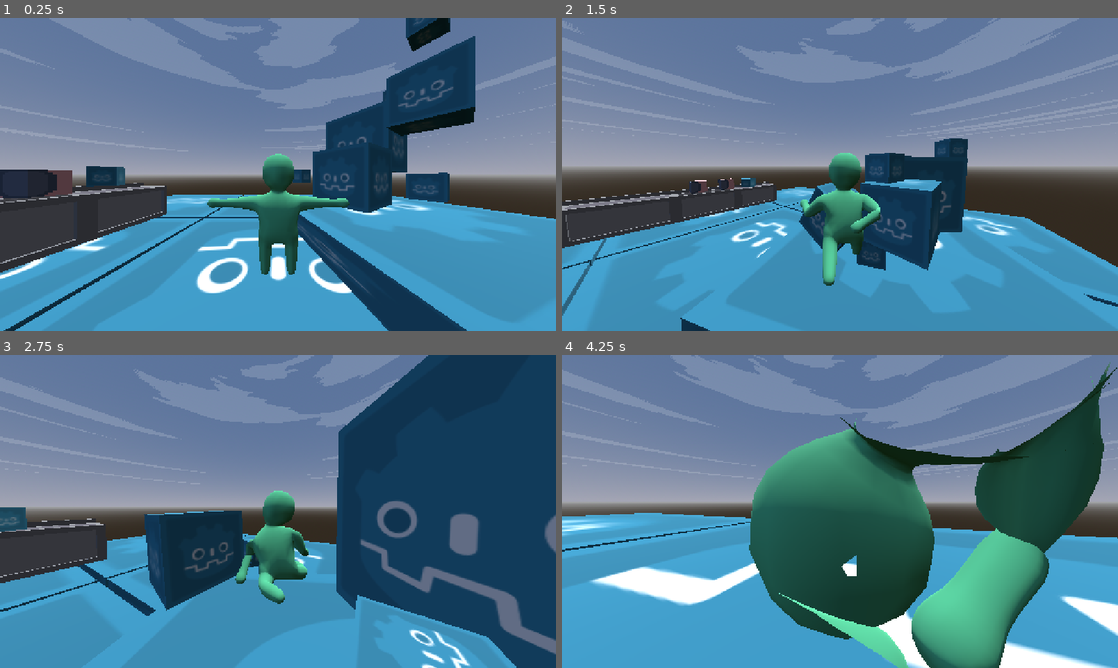
Above: before the commit, frames 1-4 (two rows, left to right).
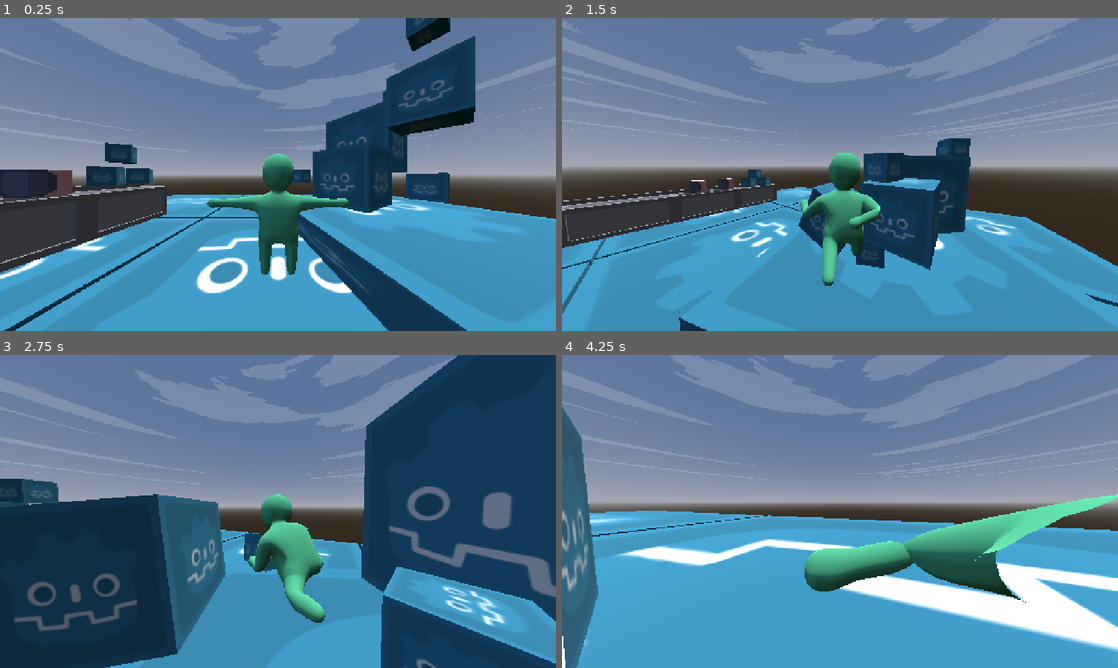
Above: after the commit, the same moments.

Repository: Lost-Rabbit-Digital/ChefWobbles
Game: Godot game, scene res://scenes/worlds/demo_scene.tscn
Same seed, same stepped clock (60 frames per second), same inputs: the game is played once before the commit and once after it. Sound files missing from this copy of the repository are replaced by a short silence.
Inputs (mouse positions are in pixels of both pictures, inside the frame that each line leads up to):
- Up to frame 1 (0.25 s): no input
- Up to frame 2 (1.5 s): move the mouse to (962, 158) at 0.52 s; press the mouse at (962, 158) at 0.53 s; hold D (move_right) 0.53-1.28 s; tap Space (jump) at 0.77 s; move the mouse to (812, 174) at 1.27 s; release the mouse at (812, 174) at 1.28 s; hold W (move_forward) from 1.28 s (still down); right-click (812, 174) at 1.35 s
- Up to frame 3 (2.75 s): keep holding W (move_forward); tap Space (jump) at 1.52 s; move the mouse to (289, 505) at 2.02 s; tap R (ragdoll) at 2.1 s
- Up to frame 4 (4.25 s): keep holding W (move_forward); move the mouse to (834, 517) at 2.77 s; click (834, 517) at 2.85 s; tap Space (jump) at 3.02, 3.77 s; move the mouse to (878, 514) at 3.52 s; hold Right mouse button (grab_right) from 3.53 s (still down)

The runs differ from the first frame. In frame 1, 0.6% of the frame differs, in the area x 18-28%, y 39-53%; in frame 2, 1.7%; in frame 3, 38%; in frame 4, 46%, in the area x 0-100%, y 2-100%.

Commit message:
Removing tool functionality from cooking scripts

Diff:
--- a/godot_project/scenes/worlds/demo_scene.tscn
+++ b/godot_project/scenes/worlds/demo_scene.tscn
@@ -29,19 +29,19 @@
 [sub_resource type="PhysicsMaterial" id="PhysicsMaterial_wjfg5"]
 friction = 0.5
 
-[sub_resource type="BoxMesh" id="BoxMesh_jdejj"]
+[sub_resource type="BoxMesh" id="BoxMesh_2rf26"]
+size = Vector3(10, 1, 10)
 
 [sub_resource type="StandardMaterial3D" id="StandardMaterial3D_dle54"]
 albedo_texture = ExtResource("5_g2hwh")
 uv1_scale = Vector3(3, 2, 2)
 
-[sub_resource type="BoxShape3D" id="BoxShape3D_y1cru"]
-
-[sub_resource type="BoxMesh" id="BoxMesh_2rf26"]
-size = Vector3(10, 1, 10)
-
 [sub_resource type="BoxShape3D" id="BoxShape3D_kfml7"]
 size = Vector3(10, 1, 10)
+
+[sub_resource type="BoxMesh" id="BoxMesh_jdejj"]
+
+[sub_resource type="BoxShape3D" id="BoxShape3D_y1cru"]
 
 [sub_resource type="BoxMesh" id="BoxMesh_nkmtj"]
 size = Vector3(2, 2, 2)
@@ -92,7 +92,6 @@
 collision_mask = 3
 contact_monitor = true
 max_contacts_reported = 10
-spoilage_time = 30.0
 
 [node name="BurgerPatty3" parent="Interactables/BurgerPatties" instance=ExtResource("3_j51jv")]
 transform = Transform3D(1, 0, 0, 0, 1, 0, 0, 0, 1, -9.1008, 3.24245, -1.37142)
@@ -100,9 +99,118 @@
 collision_mask = 3
 contact_monitor = true
 max_contacts_reported = 10
-spoilage_time = 30.0
-
-[node name="RigidBody3D13" type="RigidBody3D" parent="Interactables/BurgerPatties"]
+
+[node name="GodotBoxes" type="Node" parent="Interactables"]
+
+[node name="RigidBody3D5" type="RigidBody3D" parent="Interactables/GodotBoxes"]
+transform = Transform3D(0.965926, 0, 0.258819, 0, 1, 0, -0.258819, 0, 0.965926, 6.03294, 1.38336, -3.37082)
+mass = 5.0
+physics_material_override = SubResource("PhysicsMaterial_wjfg5")
+
+[node name="MeshInstance3D" type="MeshInstance3D" parent="Interactables/GodotBoxes/RigidBody3D5"]
+mesh = SubResource("BoxMesh_2rf26")
+surface_material_override/0 = SubResource("StandardMaterial3D_dle54")
+
+[node name="CollisionShape3D" type="CollisionShape3D" parent="Interactables/GodotBoxes/RigidBody3D5"]
+shape = SubResource("BoxShape3D_kfml7")
+
+[node name="RigidBody3D3" type="RigidBody3D" parent="Interactables/GodotBoxes"]
+transform = Transform3D(0.823453, 0, 0.567384, 0, 1, 0, -0.567384, 0, 0.823453, 5.89373, 3.27871, -1.38654)
+mass = 2.0
+physics_material_override = SubResource("PhysicsMaterial_wjfg5")
+
+[node name="MeshInstance3D" type="MeshInstance3D" parent="Interactables/GodotBoxes/RigidBody3D3"]
+mesh = SubResource("BoxMesh_jdejj")
+surface_material_override/0 = SubResource("StandardMaterial3D_dle54")
+
+[node name="CollisionShape3D" type="CollisionShape3D" parent="Interactables/GodotBoxes/RigidBody3D3"]
+shape = SubResource("BoxShape3D_y1cru")
+
+[node name="RigidBody3D6" type="RigidBody3D" parent="Interactables/GodotBoxes"]
+transform = Transform3D(0.823453, 0, 0.567384, 0, 1, 0, -0.567384, 0, 0.823453, 5.8992, 9.64245, -1.37142)
+mass = 2.0
+physics_material_override = SubResource("PhysicsMaterial_wjfg5")
+
+[node name="MeshInstance3D" type="MeshInstance3D" parent="Interactables/GodotBoxes/RigidBody3D6"]
+mesh = SubResource("BoxMesh_jdejj")
+surface_material_override/0 = SubResource("StandardMaterial3D_dle54")
+
+[node name="CollisionShape3D" type="CollisionShape3D" parent="Interactables/GodotBoxes/RigidBody3D6"]
+shape = SubResource("BoxShape3D_y1cru")
+
+[node name="RigidBody3D9" type="RigidBody3D" parent="Interactables/GodotBoxes"]
+transform = Transform3D(0.823453, 0, 0.567384, 0, 1, 0, -0.567384, 0, 0.823453, 8.8992, 9.64245, -6.37142)
+mass = 2.0
+physics_material_override = SubResource("PhysicsMaterial_wjfg5")
+
+[node name="MeshInstance3D" type="MeshInstance3D" parent="Interactables/GodotBoxes/RigidBody3D9"]
+mesh = SubResource("BoxMesh_jdejj")
+surface_material_override/0 = SubResource("StandardMaterial3D_dle54")
+
+[node name="CollisionShape3D" type="CollisionShape3D" parent="Interactables/GodotBoxes/RigidBody3D9"]
+shape = SubResource("BoxShape3D_y1cru")
+
+[node name="RigidBody3D10" type="RigidBody3D" parent="Interactables/GodotBoxes"]
+transform = Transform3D(0.823453, 0, 0.567384, 0, 1, 0, -0.567384, 0, 0.823453, 1.8992, 3.64245, -6.37142)
+mass = 2.0
+physics_material_override = SubResource("PhysicsMaterial_wjfg5")
+
+[node name="MeshInstance3D" type="MeshInstance3D" parent="Interactables/GodotBoxes/RigidBody3D10"]
+mesh = SubResource("BoxMesh_jdejj")
+surface_material_override/0 = SubResource("StandardMaterial3D_dle54")
+
+[node name="CollisionShape3D" type="CollisionShape3D" parent="Interactables/GodotBoxes/RigidBody3D10"]
+shape = SubResource("BoxShape3D_y1cru")
+
+[node name="RigidBody3D11" type="RigidBody3D" parent="Interactables/GodotBoxes"]
+transform = Transform3D(0.823453, 0, 0.567384, 0, 1, 0, -0.567384, 0, 0.823453, 3.8992, 4.64245, -3.37142)
+mass = 2.0
+physics_material_override = SubResource("PhysicsMaterial_wjfg5")
+
+[node name="MeshInstance3D" type="MeshInstance3D" parent="Interactables/GodotBoxes/RigidBody3D11"]
+mesh = SubResource("BoxMesh_jdejj")
+surface_material_override/0 = SubResource("StandardMaterial3D_dle54")
+
+[node name="CollisionShape3D" type="CollisionShape3D" parent="Interactables/GodotBoxes/RigidBody3D11"]
+shape = SubResource("BoxShape3D_y1cru")
+
+[node name="RigidBody3D7" type="RigidBody3D" parent="Interactables/GodotBoxes"]
+transform = Transform3D(0.823453, 0, 0.567384, 0, 1, 0, -0.567384, 0, 0.823453, 5.8992, 6.64245, -1.37142)
+mass = 2.0
+physics_material_override = SubResource("PhysicsMaterial_wjfg5")
+
+[node name="MeshInstance3D" type="MeshInstance3D" parent="Interactables/GodotBoxes/RigidBody3D7"]
+mesh = SubResource("BoxMesh_nkmtj")
+surface_material_override/0 = SubResource("StandardMaterial3D_dle54")
+
+[node name="CollisionShape3D" type="CollisionShape3D" parent="Interactables/GodotBoxes/RigidBody3D7"]
+shape = SubResource("BoxShape3D_7n8oy")
+
+[node name="RigidBody3D12" type="RigidBody3D" parent="Interactables/GodotBoxes"]
+transform = Transform3D(0.823453, 0, 0.567384, 0, 1, 0, -0.567384, 0, 0.823453, 2.8992, 3.64245, -1.37142)
+mass = 2.0
+physics_material_override = SubResource("PhysicsMaterial_wjfg5")
+
+[node name="MeshInstance3D" type="MeshInstance3D" parent="Interactables/GodotBoxes/RigidBody3D12"]
+mesh = SubResource("BoxMesh_nkmtj")
+surface_material_override/0 = SubResource("StandardMaterial3D_dle54")
+
+[node name="CollisionShape3D" type="CollisionShape3D" parent="Interactables/GodotBoxes/RigidBody3D12"]
+shape = SubResource("BoxShape3D_7n8oy")
+
+[node name="RigidBody3D8" type="RigidBody3D" parent="Interactables/GodotBoxes"]
+transform = Transform3D(0.823453, 0, 0.567384, 0, 1, 0, -0.567384, 0, 0.823453, 6.70656, 5.89235, -6.36282)
+mass = 2.0
+physics_material_override = SubResource("PhysicsMaterial_wjfg5")
+
+[node name="MeshInstance3D" type="MeshInstance3D" parent="Interactables/GodotBoxes/RigidBody3D8"]
+mesh = SubResource("BoxMesh_pigdn")
+surface_material_override/0 = SubResource("StandardMaterial3D_dle54")
+
+[node name="CollisionShape3D" type="CollisionShape3D" parent="Interactables/GodotBoxes/RigidBody3D8"]
+shape = SubResource("BoxShape3D_1cc2y")
+
+[node name="RigidBody3D13" type="RigidBody3D" parent="Interactables/GodotBoxes"]
 transform = Transform3D(0.823453, 0, 0.567384, 0, 1, 0, -0.567384, 0, 0.823453, -9.1008, 3.64245, -3.37142)
 mass = 2.0
 physics_material_override = SubResource("PhysicsMaterial_wjfg5")
@@ -110,122 +218,42 @@
 food_name = "Burger Patty"
 spoilage_time = 30.0
 
-[node name="MeshInstance3D" type="MeshInstance3D" parent="Interactables/BurgerPatties/RigidBody3D13"]
-mesh = SubResource("BoxMesh_jdejj")
-surface_material_override/0 = SubResource("StandardMaterial3D_dle54")
-
-[node name="CollisionShape3D" type="CollisionShape3D" parent="Interactables/BurgerPatties/RigidBody3D13"]
-shape = SubResource("BoxShape3D_y1cru")
-
-[node name="GodotBoxes" type="Node" parent="Interactables"]
-
-[node name="RigidBody3D5" type="RigidBody3D" parent="Interactables/GodotBoxes"]
-transform = Transform3D(0.965926, 0, 0.258819, 0, 1, 0, -0.258819, 0, 0.965926, 6.03294, 1.38336, -3.37082)
-mass = 5.0
-physics_material_override = SubResource("PhysicsMaterial_wjfg5")
-
-[node name="MeshInstance3D" type="MeshInstance3D" parent="Interactables/GodotBoxes/RigidBody3D5"]
-mesh = SubResource("BoxMesh_2rf26")
-surface_material_override/0 = SubResource("StandardMaterial3D_dle54")
-
-[node name="CollisionShape3D" type="CollisionShape3D" parent="Interactables/GodotBoxes/RigidBody3D5"]
-shape = SubResource("BoxShape3D_kfml7")
-
-[node name="RigidBody3D3" type="RigidBody3D" parent="Interactables/GodotBoxes"]
-transform = Transform3D(0.823453, 0, 0.567384, 0, 1, 0, -0.567384, 0, 0.823453, 5.89373, 3.27871, -1.38654)
-mass = 2.0
-physics_material_override = SubResource("PhysicsMaterial_wjfg5")
-
-[node name="MeshInstance3D" type="MeshInstance3D" parent="Interactables/GodotBoxes/RigidBody3D3"]
-mesh = SubResource("BoxMesh_jdejj")
-surface_material_override/0 = SubResource("StandardMaterial3D_dle54")
-
-[node name="CollisionShape3D" type="CollisionShape3D" parent="Interactables/GodotBoxes/RigidBody3D3"]
-shape = SubResource("BoxShape3D_y1cru")
-
-[node name="RigidBody3D6" type="RigidBody3D" parent="Interactables/GodotBoxes"]
-transform = Transform3D(0.823453, 0, 0.567384, 0, 1, 0, -0.567384, 0, 0.823453, 5.8992, 9.64245, -1.37142)
-mass = 2.0
-physics_material_override = SubResource("PhysicsMaterial_wjfg5")
-
-[node name="MeshInstance3D" type="MeshInstance3D" parent="Interactables/GodotBoxes/RigidBody3D6"]
-mesh = SubResource("BoxMesh_jdejj")
-surface_material_override/0 = SubResource("StandardMaterial3D_dle54")
-
-[node name="CollisionShape3D" type="CollisionShape3D" parent="Interactables/GodotBoxes/RigidBody3D6"]
-shape = SubResource("BoxShape3D_y1cru")
-
-[node name="RigidBody3D9" type="RigidBody3D" parent="Interactables/GodotBoxes"]
-transform = Transform3D(0.823453, 0, 0.567384, 0, 1, 0, -0.567384, 0, 0.823453, 8.8992, 9.64245, -6.37142)
-mass = 2.0
-physics_material_override = SubResource("PhysicsMaterial_wjfg5")
-
-[node name="MeshInstance3D" type="MeshInstance3D" parent="Interactables/GodotBoxes/RigidBody3D9"]
-mesh = SubResource("BoxMesh_jdejj")
-surface_material_override/0 = SubResource("StandardMaterial3D_dle54")
-
-[node name="CollisionShape3D" type="CollisionShape3D" parent="Interactables/GodotBoxes/RigidBody3D9"]
-shape = SubResource("BoxShape3D_y1cru")
-
-[node name="RigidBody3D10" type="RigidBody3D" parent="Interactables/GodotBoxes"]
-transform = Transform3D(0.823453, 0, 0.567384, 0, 1, 0, -0.567384, 0, 0.823453, 1.8992, 3.64245, -6.37142)
-mass = 2.0
-physics_material_override = SubResource("PhysicsMaterial_wjfg5")
-
-[node name="MeshInstance3D" type="MeshInstance3D" parent="Interactables/GodotBoxes/RigidBody3D10"]
-mesh = SubResource("BoxMesh_jdejj")
-surface_material_override/0 = SubResource("StandardMaterial3D_dle54")
-
-[node name="CollisionShape3D" type="CollisionShape3D" parent="Interactables/GodotBoxes/RigidBody3D10"]
-shape = SubResource("BoxShape3D_y1cru")
-
-[node name="RigidBody3D11" type="RigidBody3D" parent="Interactables/GodotBoxes"]
-transform = Transform3D(0.823453, 0, 0.567384, 0, 1, 0, -0.567384, 0, 0.823453, 3.8992, 4.64245, -3.37142)
-mass = 2.0
-physics_material_override = SubResource("PhysicsMaterial_wjfg5")
-
-[node name="MeshInstance3D" type="MeshInstance3D" parent="Interactables/GodotBoxes/RigidBody3D11"]
-mesh = SubResource("BoxMesh_jdejj")
-surface_material_override/0 = SubResource("StandardMaterial3D_dle54")
-
-[node name="CollisionShape3D" type="CollisionShape3D" parent="Interactables/GodotBoxes/RigidBody3D11"]
-shape = SubResource("BoxShape3D_y1cru")
-
-[node name="RigidBody3D7" type="RigidBody3D" parent="Interactables/GodotBoxes"]
-transform = Transform3D(0.823453, 0, 0.567384, 0, 1, 0, -0.567384, 0, 0.823453, 5.8992, 6.64245, -1.37142)
-mass = 2.0
-physics_material_override = SubResource("PhysicsMaterial_wjfg5")
-
-[node name="MeshInstance3D" type="MeshInstance3D" parent="Interactables/GodotBoxes/RigidBody3D7"]
-mesh = SubResource("BoxMesh_nkmtj")
-surface_material_override/0 = SubResource("StandardMaterial3D_dle54")
-
-[node name="CollisionShape3D" type="CollisionShape3D" parent="Interactables/GodotBoxes/RigidBody3D7"]
-shape = SubResource("BoxShape3D_7n8oy")
-
-[node name="RigidBody3D12" type="RigidBody3D" parent="Interactables/GodotBoxes"]
-transform = Transform3D(0.823453, 0, 0.567384, 0, 1, 0, -0.567384, 0, 0.823453, 2.8992, 3.64245, -1.37142)
-mass = 2.0
-physics_material_override = SubResource("PhysicsMaterial_wjfg5")
-
-[node name="MeshInstance3D" type="MeshInstance3D" parent="Interactables/GodotBoxes/RigidBody3D12"]
-mesh = SubResource("BoxMesh_nkmtj")
-surface_material_override/0 = SubResource("StandardMaterial3D_dle54")
-
-[node name="CollisionShape3D" type="CollisionShape3D" parent="Interactables/GodotBoxes/RigidBody3D12"]
-shape = SubResource("BoxShape3D_7n8oy")
-
-[node name="RigidBody3D8" type="RigidBody3D" parent="Interactables/GodotBoxes"]
-transform = Transform3D(0.823453, 0, 0.567384, 0, 1, 0, -0.567384, 0, 0.823453, 6.70656, 5.89235, -6.36282)
-mass = 2.0
-physics_material_override = SubResource("PhysicsMaterial_wjfg5")
-
-[node name="MeshInstance3D" type="MeshInstance3D" parent="Interactables/GodotBoxes/RigidBody3D8"]
-mesh = SubResource("BoxMesh_pigdn")
-surface_material_override/0 = SubResource("StandardMaterial3D_dle54")
-
-[node name="CollisionShape3D" type="CollisionShape3D" parent="Interactables/GodotBoxes/RigidBody3D8"]
-shape = SubResource("BoxShape3D_1cc2y")
+[node name="MeshInstance3D" type="MeshInstance3D" parent="Interactables/GodotBoxes/RigidBody3D13"]
+mesh = SubResource("BoxMesh_jdejj")
+surface_material_override/0 = SubResource("StandardMaterial3D_dle54")
+
+[node name="CollisionShape3D" type="CollisionShape3D" parent="Interactables/GodotBoxes/RigidBody3D13"]
+shape = SubResource("BoxShape3D_y1cru")
+
+[node name="RigidBody3D14" type="RigidBody3D" parent="Interactables/GodotBoxes"]
+transform = Transform3D(0.823453, 0, 0.567384, 0, 1, 0, -0.567384, 0, 0.823453, -9.1008, 3.64245, -5.07142)
+mass = 2.0
+physics_material_override = SubResource("PhysicsMaterial_wjfg5")
+script = ExtResource("4_g2hwh")
+food_name = "Burger Patty"
+spoilage_time = 30.0
+
+[node name="MeshInstance3D" type="MeshInstance3D" parent="Interactables/GodotBoxes/RigidBody3D14"]
+mesh = SubResource("BoxMesh_jdejj")
+surface_material_override/0 = SubResource("StandardMaterial3D_dle54")
+
+[node name="CollisionShape3D" type="CollisionShape3D" parent="Interactables/GodotBoxes/RigidBody3D14"]
+shape = SubResource("BoxShape3D_y1cru")
+
+[node name="RigidBody3D15" type="RigidBody3D" parent="Interactables/GodotBoxes"]
+transform = Transform3D(0.823453, 0, 0.567384, 0, 1, 0, -0.567384, 0, 0.823453, -9.1008, 4.94245, -4.07142)
+mass = 2.0
+physics_material_override = SubResource("PhysicsMaterial_wjfg5")
+script = ExtResource("4_g2hwh")
+food_name = "Burger Patty"
+spoilage_time = 30.0
+
+[node name="MeshInstance3D" type="MeshInstance3D" parent="Interactables/GodotBoxes/RigidBody3D15"]
+mesh = SubResource("BoxMesh_jdejj")
+surface_material_override/0 = SubResource("StandardMaterial3D_dle54")
+
+[node name="CollisionShape3D" type="CollisionShape3D" parent="Interactables/GodotBoxes/RigidBody3D15"]
+shape = SubResource("BoxShape3D_y1cru")
 
 [node name="Music" type="Node" parent="."]
 
@@ -391,8 +419,6 @@
 
 [node name="StoveStation" parent="Stations/StoveStations" instance=ExtResource("17_jc6vo")]
 transform = Transform3D(-1.81474e-07, 0, -4.15163, 0, 4.15163, 0, 4.15163, 0, -1.81474e-07, -9, 0.5, 0)
-cooking_to_cooked_time = 3.0
-cooked_to_burnt_time = 2.0
 
 [node name="GenericStations" type="Node" parent="Stations"]
 
--- a/godot_project/scripts/interactables/food/burger_patty.gd
+++ b/godot_project/scripts/interactables/food/burger_patty.gd
@@ -1,4 +1,3 @@
-@tool
 class_name BurgerPatty
 extends FoodItem
 
--- a/godot_project/scripts/interactables/food/food_item.gd
+++ b/godot_project/scripts/interactables/food/food_item.gd
@@ -1,4 +1,3 @@
-@tool
 class_name FoodItem
 extends RigidBody3D
 
--- a/godot_project/scripts/stations/stove_station.gd
+++ b/godot_project/scripts/stations/stove_station.gd
@@ -1,4 +1,3 @@
-@tool
 class_name StoveStation
 extends Node3D
 
